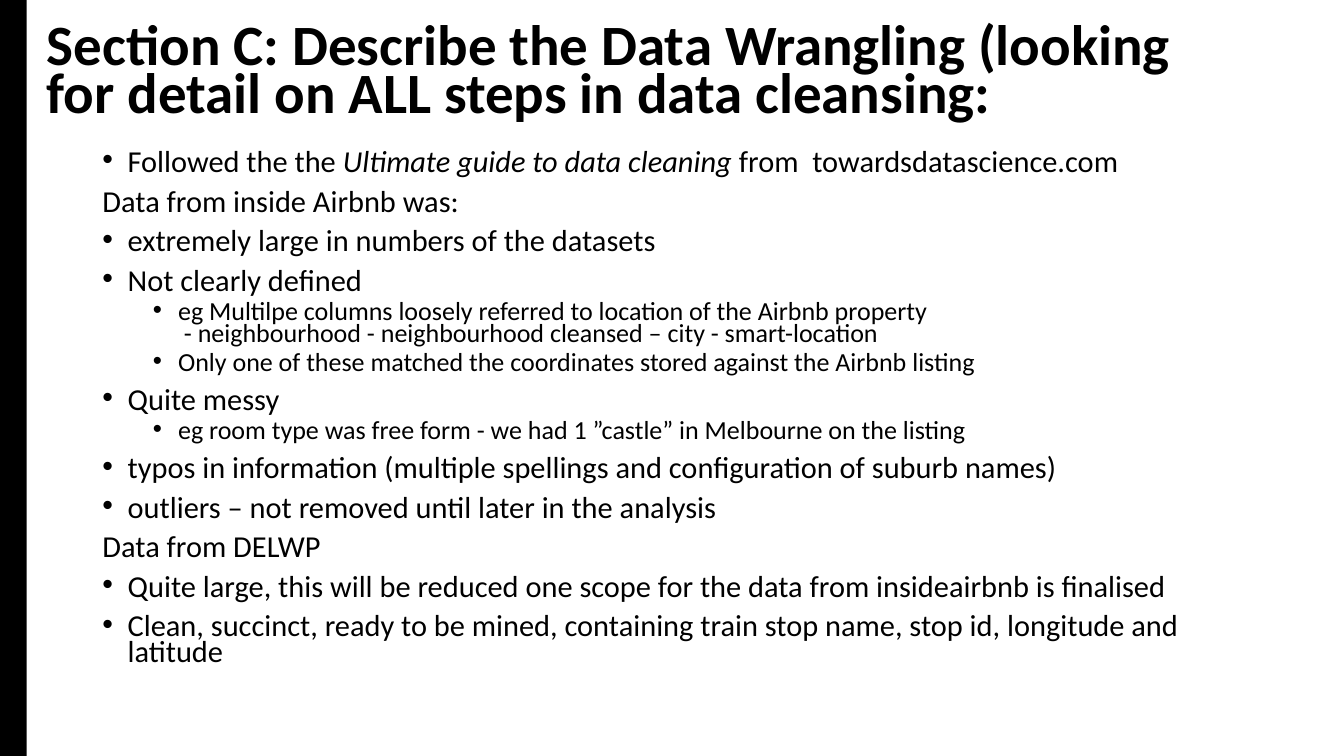
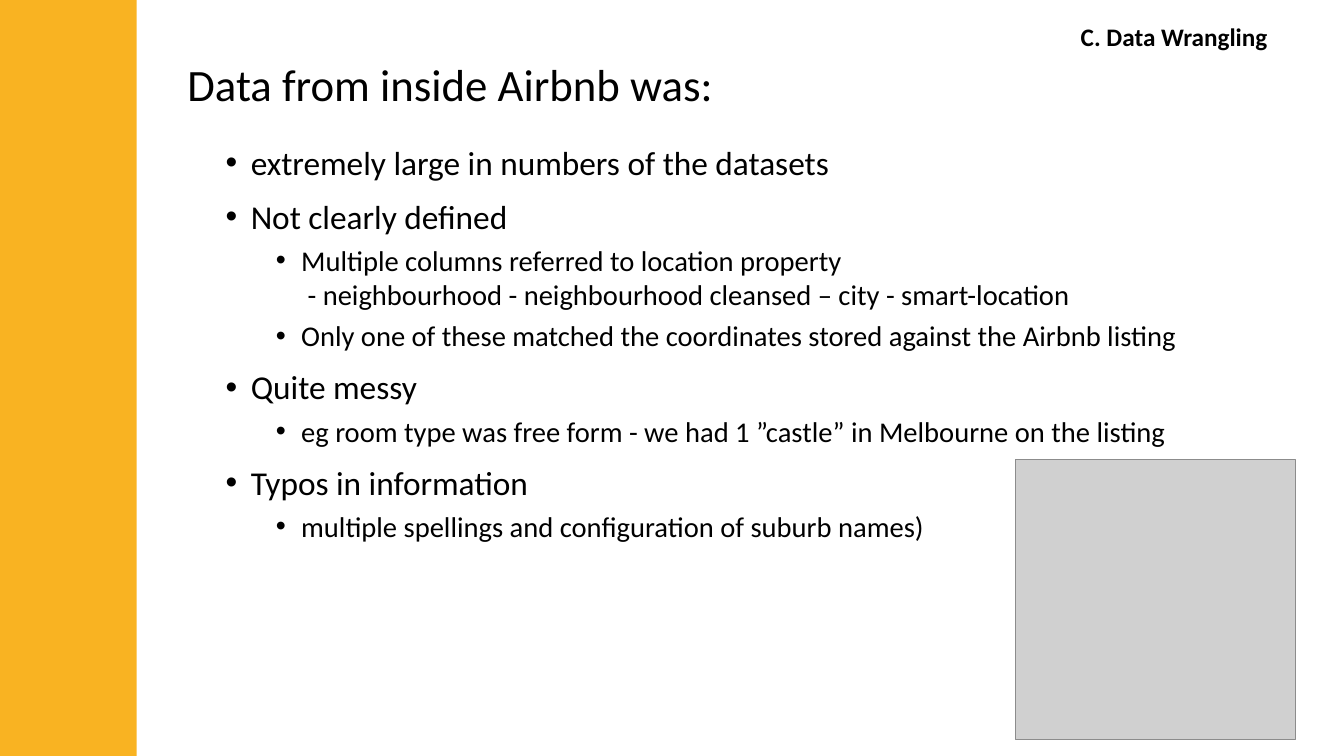
Before and after one commit to jMacProd/Project1, a slide deck: slide 7 of Presentation Slides/airbnbPresentation.pptx. Drawn at 1344x756 pixels with LibreOffice and Linux fonts; fonts in the diff are those of the drawing; grey boxes stand for pictures. Boxes give left, top, right and bottom in pixels: in the first picture for what was removed or moved away, otherwise in the second. Text is boxed around its words. In the diff, an @@ line names an element or a change of style, - is before the commit and + after.

```diff
--- a/Presentation Slides/airbnbPresentation.pptx
+++ b/Presentation Slides/airbnbPresentation.pptx
@@ rectangle: place and size @@
-rectangle at bbox=[0, 0, 26, 756]
+rectangle at bbox=[0, 0, 137, 756]
@@ rectangle at bbox=[0, 0, 137, 756]: fill #000000 to #F9B322 @@
@@ text removed at bbox=[47, 23, 1170, 123] @@
-Section C: Describe the Data Wrangling (looking for detail on ALL steps in data cleansing:
@@ text added at bbox=[1081, 28, 1267, 51], 18 pt, text #000000, bold @@
+C. Data Wrangling
@@ text added at bbox=[187, 70, 712, 102], 32 pt, text #000000 @@
+Data from inside Airbnb was:
@@ text "extremely large in numbers of ...": place and size @@
-text "extremely large in numbers of ..." at bbox=[102, 151, 1177, 663]
+text "extremely large in numbers of ..." at bbox=[251, 152, 1175, 542]
@@ text at bbox=[102, 151, 1118, 213]: paragraphs removed @@
-• Followed the the Ultimate guide to data cleaning from towardsdatascience.com
-Data from inside Airbnb was:
@@ text at bbox=[251, 152, 1175, 447]: size 21.7 to 23.8 pt in "extremely large in numbers of the datasets", "Not clearly defined", "Quite messy"; size 18.6 to 20.4 pt in "Only one of these matched the coordinates ...", "eg room type was free form - ..."; line spacing 0.7 to 1 @@
@@ text at bbox=[301, 251, 1069, 310]: text changed; size 18.6 to 20.4 pt @@
-  • eg Multilpe columns loosely referred to location of the Airbnb property
-    - neighbourhood - neighbourhood cleansed – city - smart-location
+  • Multiple columns referred to location property
+    - neighbourhood - neighbourhood cleansed – city - smart-location
@@ text at bbox=[251, 472, 924, 542]: text changed; size 21.7 to 20.4 pt @@
-• typos in information (multiple spellings and configuration of suburb names)
-• outliers – not removed until later in the analysis
-Data from DELWP
-• Quite large, this will be reduced one scope for the data from insideairbnb is finalised
-• Clean, succinct, ready to be mined, containing train stop name, stop id, longitude and latitude
+• Typos in information
+  • multiple spellings and configuration of suburb names)
@@ picture added at bbox=[1015, 460, 1296, 740] @@
```
Also in this commit, not shown: 3 other slides changed, 8 slides added, 1 slide removed, 2 other files.
